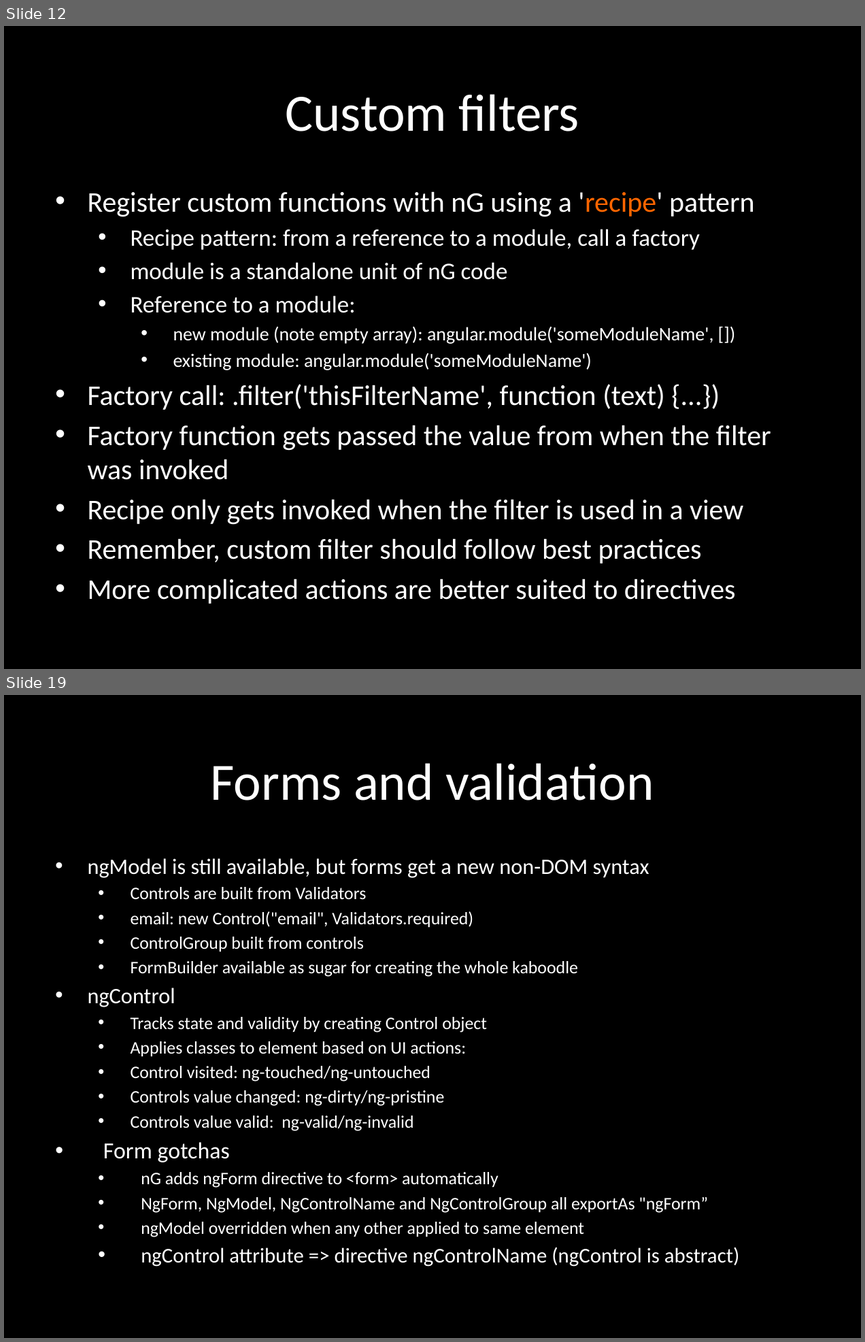
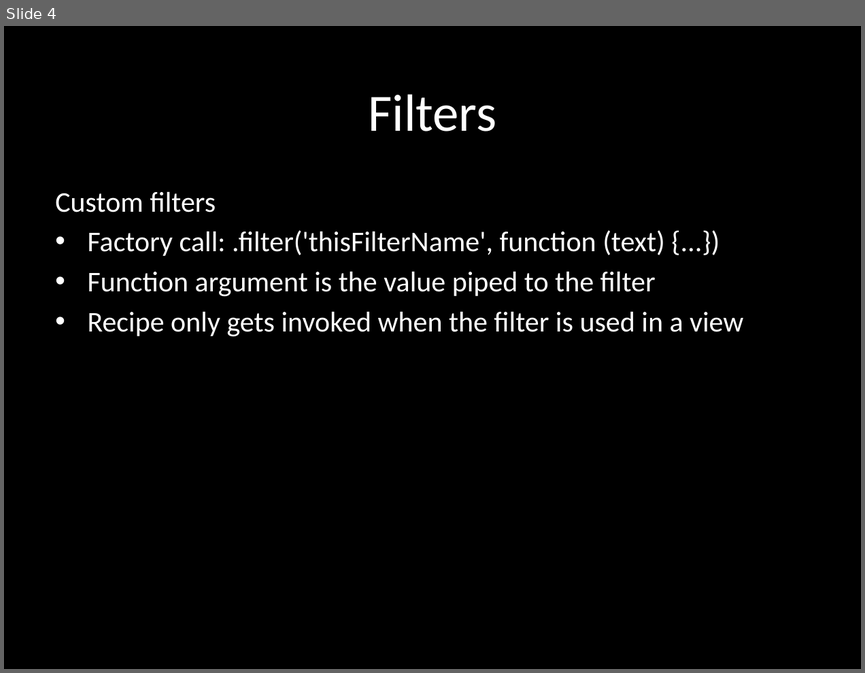
Before and after one commit to eliasjames/training-angular, a slide deck: slides/Angular Slides Day 3.pptx. Shown one above the other, each under a label of ours: slides 12 and 19 before the commit, slide 4 after it; the slides between them are not shown. The pictures are 865x1342 and 865x673 pixels, drawn with LibreOffice and Linux fonts; fonts in the diff are those of the drawing. Boxes give left, top, right and bottom in pixels: in the first picture for what was removed or moved away, otherwise in the second. Text is boxed around its words. In the diff, an @@ line names an element or a change of style, - is before the commit and + after.

```diff
--- a/slides/Angular Slides Day 3.pptx
+++ b/slides/Angular Slides Day 3.pptx
@@ slide 19 removed at bbox=[4, 695, 861, 1338], background #000000 @@
@@ title removed at bbox=[210, 763, 653, 800] @@
-Forms and validation
@@ subtitle removed at bbox=[88, 858, 739, 1266] @@
-• ngModel is still available, but forms get a new non-DOM syntax
-  • Controls are built from Validators
-  • email: new Control("email", Validators.required)
-  • ControlGroup built from controls
-  • FormBuilder available as sugar for creating the whole kaboodle
-• ngControl
-  • Tracks state and validity by creating Control object
-  • Applies classes to element based on UI actions:
-  • Control visited: ng-touched/ng-untouched
-  • Controls value changed: ng-dirty/ng-pristine
-  • Controls value valid: ng-valid/ng-invalid
-• Form gotchas
-  • nG adds ngForm directive to <form> automatically
-  • NgForm, NgModel, NgControlName and NgControlGroup all exportAs "ngForm”
-  • ngModel overridden when any other applied to same element
-  • ngControl attribute => directive ngControlName (ngControl is abstract)
@@ what was slide 12 is now slide 4 @@
@@ slide 4 changed as well @@
@@ title at bbox=[368, 94, 497, 131]: text changed @@
-Custom filters
+Filters
@@ subtitle at bbox=[55, 191, 216, 212]: text changed; size 16 to 24 pt @@
-• Register custom functions with nG using a 'recipe' pattern
-  • Recipe pattern: from a reference to a module, call a factory
-  • module is a standalone unit of nG code
-  • Reference to a module:
-    • new module (note empty array): angular.module('someModuleName', [])
-    • existing module: angular.module('someModuleName')
+Custom filters
@@ subtitle at bbox=[88, 271, 655, 297]: text changed @@
-• Factory function gets passed the value from when the filter was invoked
+• Function argument is the value piped to the filter
@@ subtitle at bbox=[88, 538, 736, 603]: paragraphs removed @@
-• Remember, custom filter should follow best practices
-• More complicated actions are better suited to directives
```
Also in this commit, not shown: 2 other slides changed, 4 slides added, 17 other slides removed, 1 other file.
